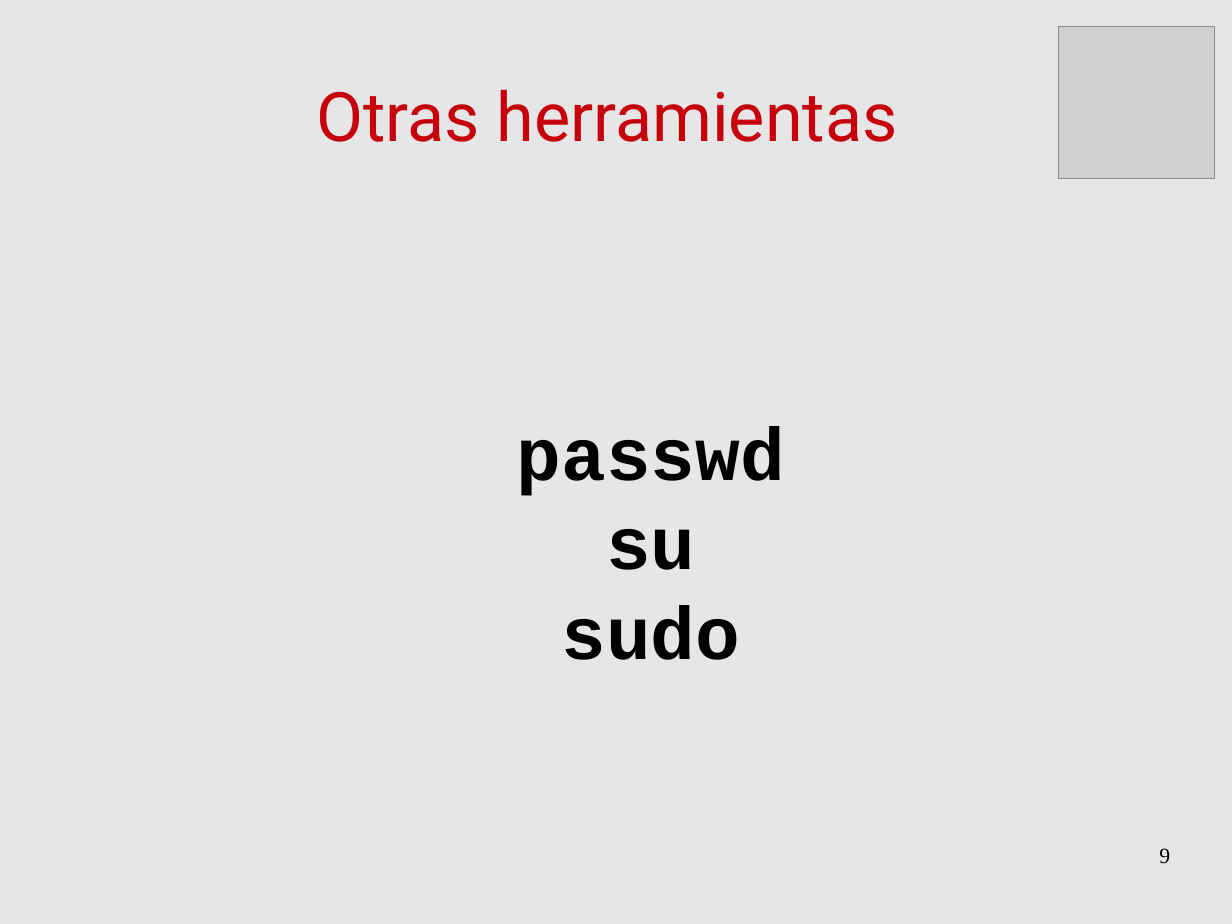
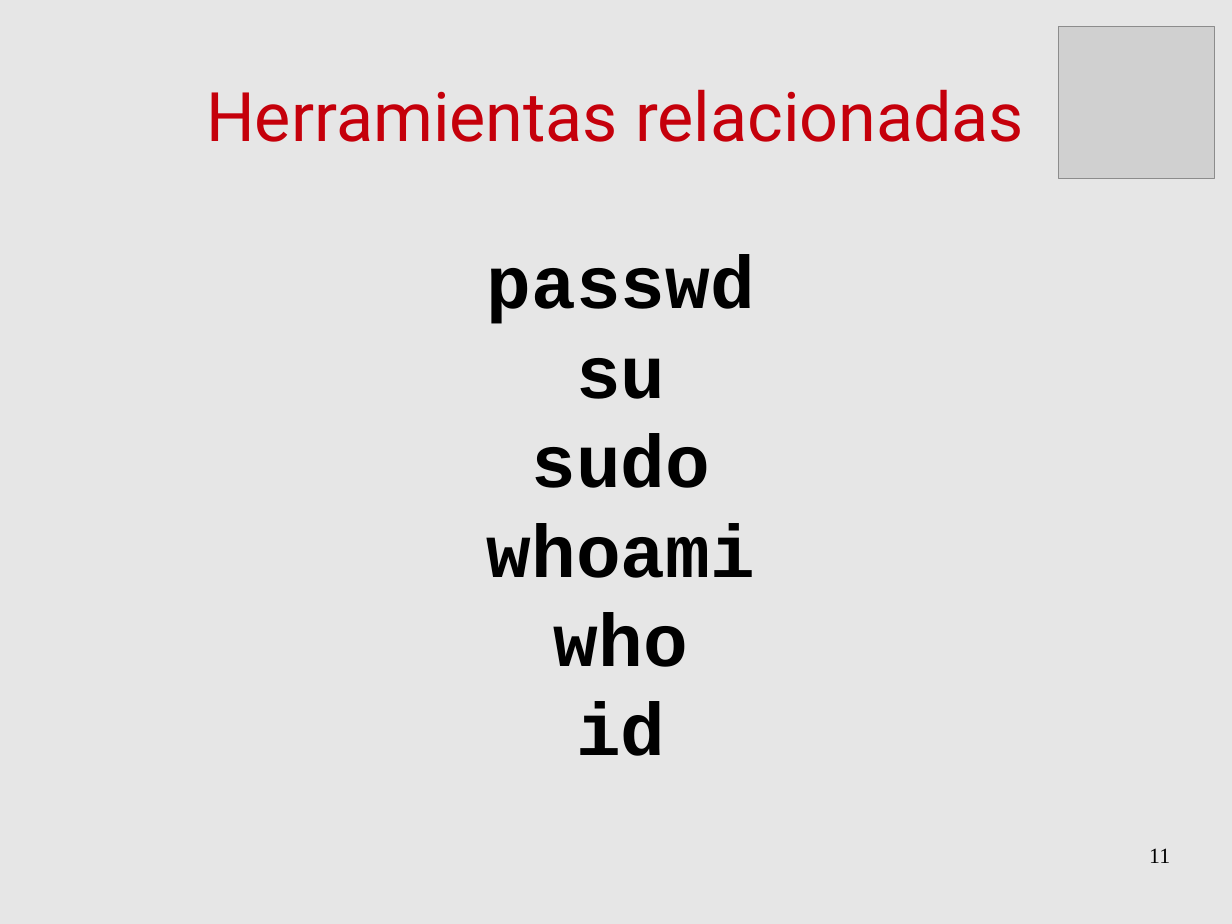
Before and after one commit to niniadcobre/iadmin, a slide deck: slide 11 of clases/IntroAdmin_clase7.odp (slide 9 before the commit). Drawn at 1232x924 pixels with LibreOffice and Linux fonts; fonts in the diff are those of the drawing; grey boxes stand for pictures. Boxes give left, top, right and bottom in pixels: in the first picture for what was removed or moved away, otherwise in the second. Text is boxed around its words. In the diff, an @@ line names an element or a change of style, - is before the commit and + after.

```diff
--- a/clases/IntroAdmin_clase7.odp
+++ b/clases/IntroAdmin_clase7.odp
@@ title at bbox=[206, 89, 1024, 142]: text changed @@
-Otras herramientas
+Herramientas relacionadas
@@ text "passwd su": place and size @@
-text "passwd su" at bbox=[517, 426, 785, 660]
+text "passwd su" at bbox=[487, 255, 755, 756]
@@ text at bbox=[487, 523, 755, 756]: paragraphs added @@
+whoami
+who
+id
@@ page number at bbox=[1149, 848, 1170, 863]: text changed @@
-9
+11
```
Also in this commit, not shown: 6 other slides changed, 3 slides added, 1 slide removed.
